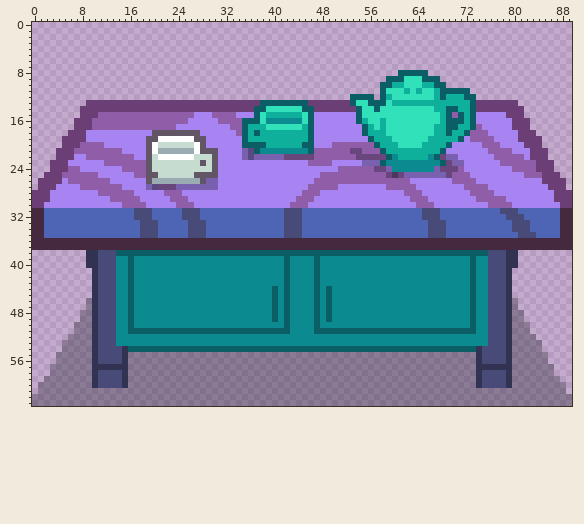
File history of a sprite sheet, Boo-and-Brew/Assets/Enviroment/MejaBrewing.png. The picture above was drawn from the file before the commit.
The file is 90x64 pixels.
Now the later version:
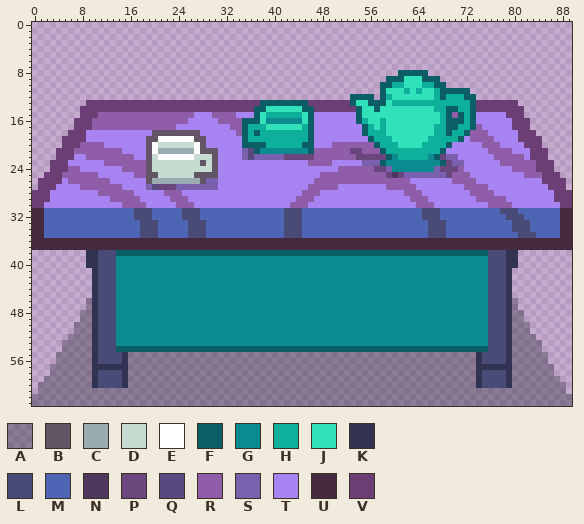
Palette (. is transparent): A #0f121a4f  B #625565  C #9babb2  D #c7dcd0  E #ffffff  F #0b5e65  G #0b8a8f  H #0eaf9b  J #30e1b9  K #323353  L #484a77  M #4d65b4  N #4d375e  P #69477d  Q #584981  R #905ea9  S #7961b0  T #a884f3  U #45293f  V #6b3e75
Diff:
y 39..43: x 16 F -> G; x 42 F -> G; x 47 F -> G; x 73 F -> G
y 44..49: x 16 F -> G; x 40 F -> G; x 42 F -> G; x 47 F -> G; x 49 F -> G; x 73 F -> G
y 50: x 16 F -> G; x 42 F -> G; x 47 F -> G; x 73 F -> G
y 51: x 16..42 FFFFFFFFFFFFFFFFFFFFFFFFFFF -> GGGGGGGGGGGGGGGGGGGGGGGGGGG; x 47..73 FFFFFFFFFFFFFFFFFFFFFFFFFFF -> GGGGGGGGGGGGGGGGGGGGGGGGGGG
y 54: x 14..15 LK -> FF; x 74..75 KL -> FF
Changed places in both pictures, as pixel boxes (x1, y1, x2, y2):
changed: (116, 256, 488, 352)
